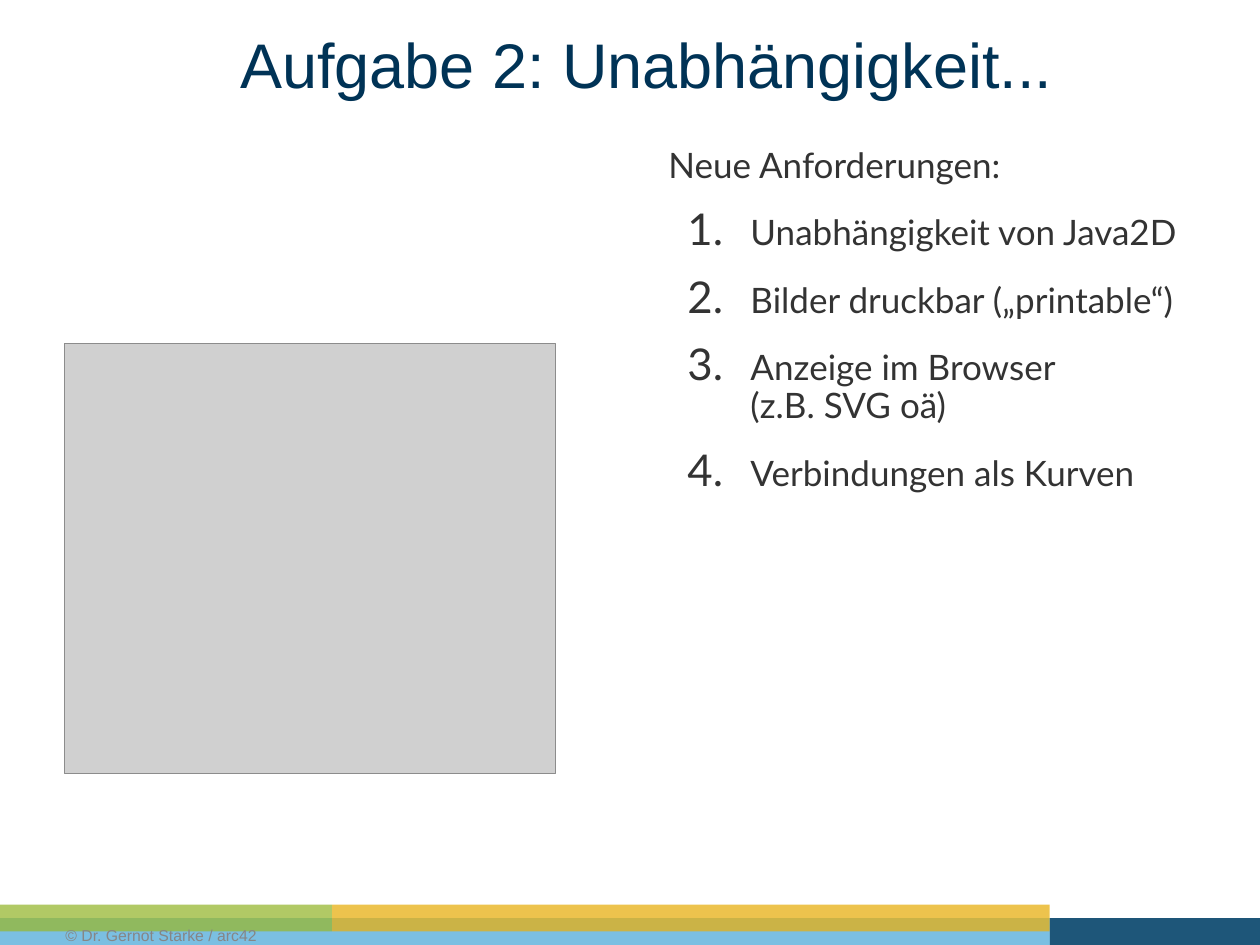
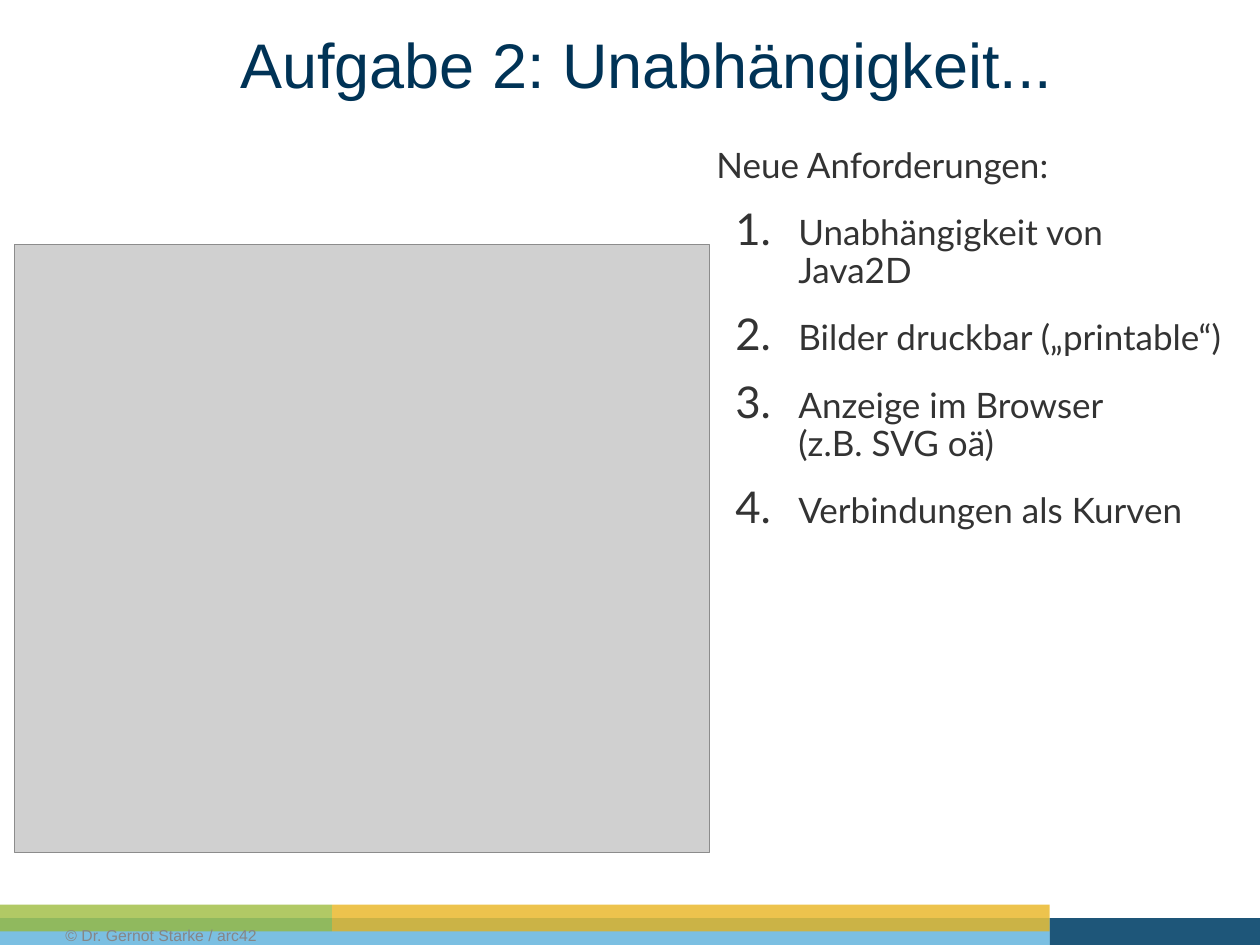
Before and after one commit to gernotstarke/cirQlizr, a slide deck: slide 5 of doc/Design-Challenge.pptx. Drawn at 1260x945 pixels with LibreOffice and Linux fonts; fonts in the diff are those of the drawing; grey boxes stand for pictures. Boxes give left, top, right and bottom in pixels: in the first picture for what was removed or moved away, otherwise in the second. Text is boxed around its words. In the diff, an @@ line names an element or a change of style, - is before the commit and + after.

```diff
--- a/doc/Design-Challenge.pptx
+++ b/doc/Design-Challenge.pptx
@@ text "Neue Anforderungen:" rewrapped from (668, 152, 1176, 492) to (716, 152, 1221, 530) @@
@@ picture: place and size @@
-picture at (64, 344, 556, 774)
+picture at (15, 244, 709, 853)
```
Also in this commit, not shown: 2 other slides changed.
